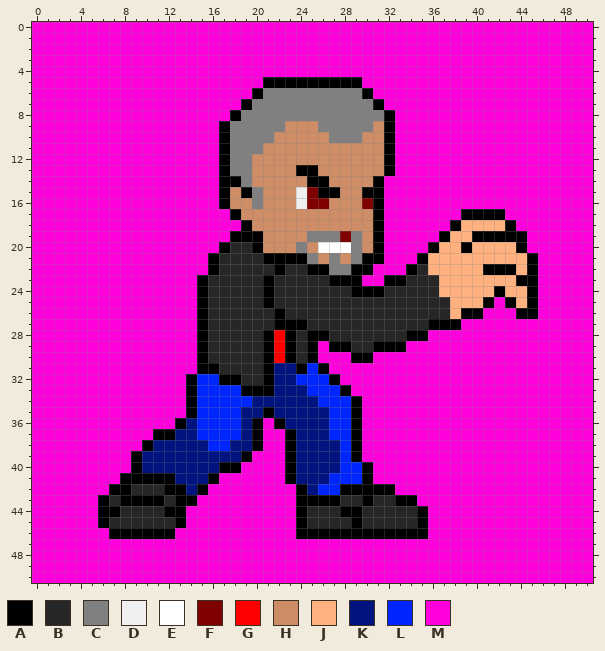
Two versions of one pixel-art sprite, chars/ryuu/sprites/throw_0.png. That is the earlier state.
The file is 51x51 pixels.
Palette (. is transparent): A #000000  B #262626  C #808080  D #f0f0f0  E #ffffff  F #7f0000  G #ff0000  H #ce8d67  J #ffb27f  K #00137f  L #0026ff  M #ff00dc
Pixels before (only the part around the change), first column x 25:
 9 HCCCCCHAMMMMMMMMMMMMMMMMMM
10 HHCCCHHAMMMMMMMMMMMMMMMMMM
11 HHHHHHHAMMMMMMMMMMMMMMMMMM
12 HHHHHHHAMMMMMMMMMMMMMMMMMM
13 AHHHHHHAMMMMMMMMMMMMMMMMMM
14 AAHHHHAMMMMMMMMMMMMMMMMMMM
15 FAAHHAAMMMMMMMMMMMMMMMMMMM
16 FFHHHFAMMMMMMMMMMMMMMMMMMM
17 HHHHHHAMMMMMMMAAAAMMMMMMMM
18 HHHHHHAMMMMMMAJJJJAMMMMMMM
19 CCCFCHAMMMMMAJJAAAAAMMMMMM
20 HEEECHAMMMMAJJAJJJJAMMMMMM
21 CHCHCAAMMMAJJJJJJJJJAMMMMM
22 AACCAAMMMABJJJJJAAAJAMMMMM
23 BBAAAMMAABBBJJJJJJJAAMMMMM
24 BBBBAAABBBBBJJJJJAJJAMMMMM
25 BBBBBBBBBBBBBJJJAMAJAMMMMM
26 BBBBBBBBBBBBBJAAMMMAAMMMMM
27 BBBBBBBBBBBAAAMMMMMMMMMMMM
28 AABBBBBBBAAMMMMMMMMMMMMMMM
29 AMAABBAAAMMMMMMMMMMMMMMMMM
30 AMMMAAMMMMMMMMMMMMMMMMMMMM
31 LAMMMMMMMMMMMMMMMMMMMMMMMM
32 LLAMMMMMMMMMMMMMMMMMMMMMMM
33 LLLAMMMMMMMMMMMMMMMMMMMMMM
34 KLLLAMMMMMMMMMMMMMMMMMMMMM
35 KKLLAMMMMMMMMMMMMMMMMMMMMM
36 KKLLAMMMMMMMMMMMMMMMMMMMMM
37 KKLLAMMMMMMMMMMMMMMMMMMMMM
38 KKKLAMMMMMMMMMMMMMMMMMMMMM
New version:
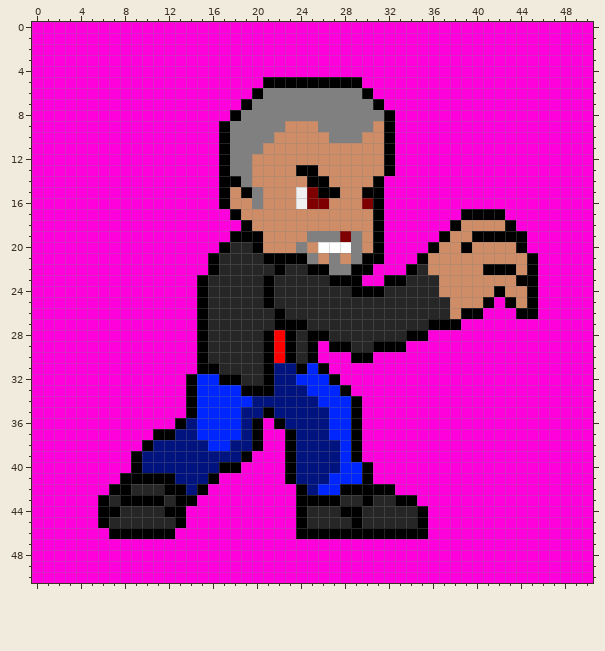
Change:
Changed rows in their new state; - is an unchanged pixel.
first column x 36:
18 ---HHHH--
19 --HH-----
20 -HH-HHHH-
21 HHHHHHHHH
22 HHHHH---H
23 -HHHHHHH-
24 -HHHHH-HH
25 --HHH---H
26 --H------
